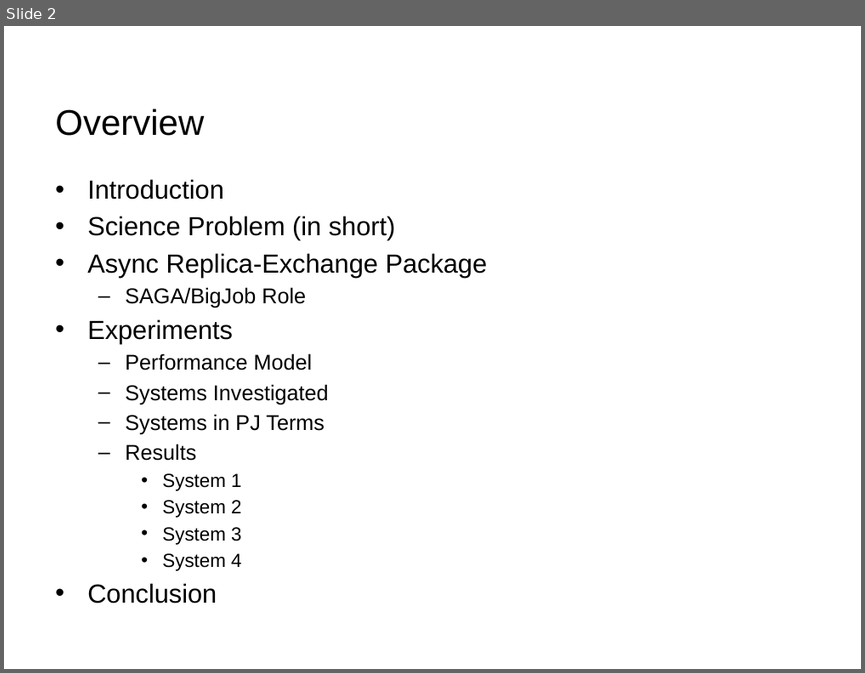
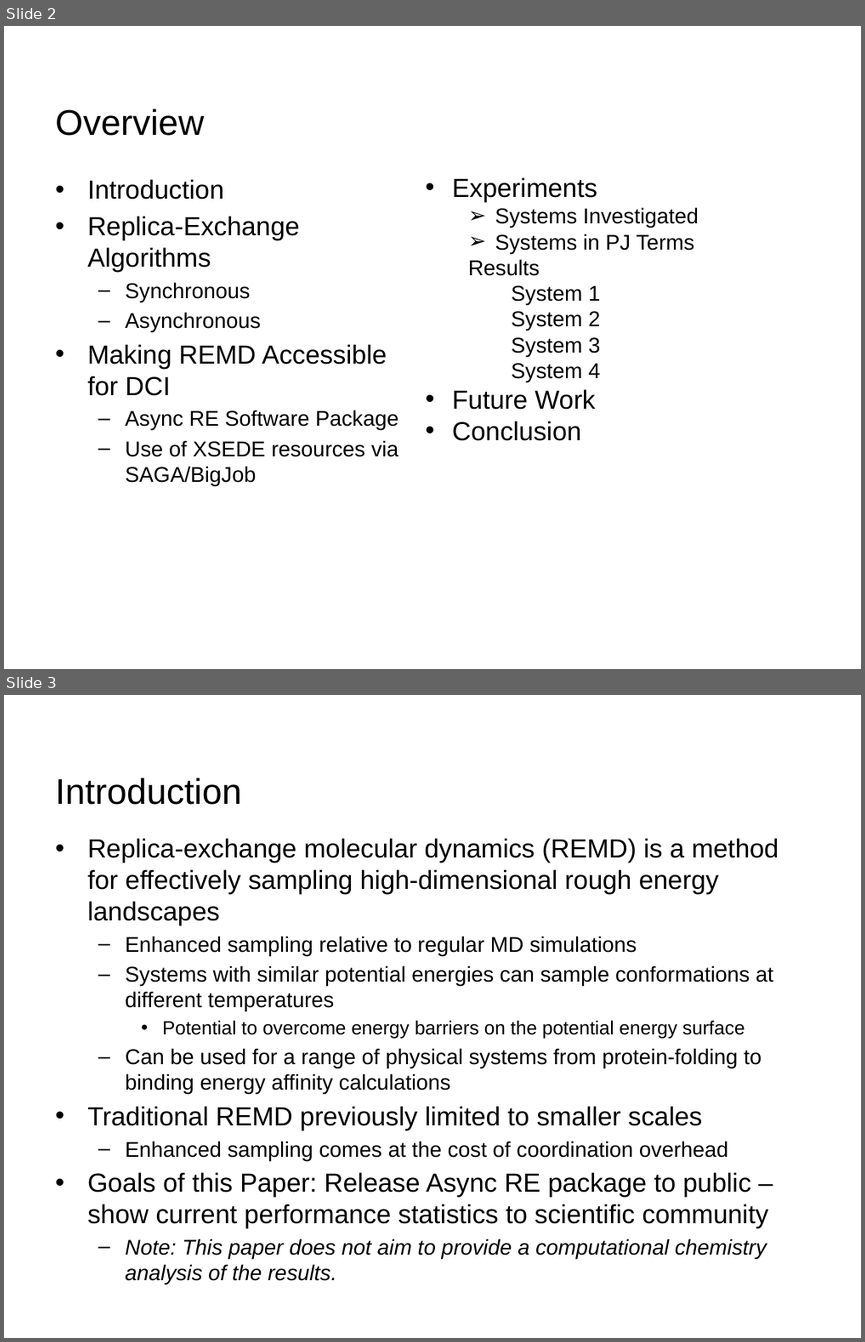
Before and after one commit to saga-project/presentations, a slide deck: 2013-XSEDE-CDI.pptx. Shown one above the other, each under a label of ours: slide 2 before the commit, slides 2 and 3 after it. The pictures are 865x673 and 865x1342 pixels, drawn with LibreOffice and Linux fonts; fonts in the diff are those of the drawing; background and template pictures are left out. Boxes give left, top, right and bottom in pixels: in the first picture for what was removed or moved away, otherwise in the second. Text is boxed around its words. In the diff, an @@ line names an element or a change of style, - is before the commit and + after.

Commit message:
Update the 2013 XSEDE CDI talk

```diff
--- a/2013-XSEDE-CDI.pptx
+++ b/2013-XSEDE-CDI.pptx
@@ slide 3 added at (4, 695, 861, 1338), background #FFFFFF; not listed: 1 template element that a slide beside it also shows @@
@@ title added at (55, 777, 241, 805), 30 pt, text #000000 @@
+Introduction
@@ text added at (87, 838, 779, 1259), 18 pt, text #000000 @@
+• Replica-exchange molecular dynamics (REMD) is a method for effectively sampling high-dimensional rough energy landscapes
+  – Enhanced sampling relative to regular MD simulations
+  – Systems with similar potential energies can sample conformations at different temperatures
+    • Potential to overcome energy barriers on the potential energy surface
+  – Can be used for a range of physical systems from protein-folding to binding energy affinity calculations
+• Traditional REMD previously limited to smaller scales
+  – Enhanced sampling comes at the cost of coordination overhead
+• Goals of this Paper: Release Async RE package to public – show current performance statistics to scientific community
+  – Note: This paper does not aim to provide a computational chemistry analysis of the results.
@@ slide 2 changed as well @@
@@ text added at (452, 177, 698, 441), 18 pt, text #000000 @@
+• Experiments
+  ➢ Systems Investigated
+  ➢ Systems in PJ Terms
+  Results
+    System 1
+    System 2
+    System 3
+    System 4
+• Future Work
+• Conclusion
@@ text at (87, 216, 398, 487): text changed @@
-• Science Problem (in short)
-• Async Replica-Exchange Package
-  – SAGA/BigJob Role
-• Experiments
-  – Performance Model
-  – Systems Investigated
-  – Systems in PJ Terms
-  – Results
-    • System 1
-    • System 2
-    • System 3
-    • System 4
-• Conclusion
+• Replica-Exchange Algorithms
+  – Synchronous
+  – Asynchronous
+• Making REMD Accessible for DCI
+  – Async RE Software Package
+  – Use of XSEDE resources via SAGA/BigJob
```
Also in this commit, not shown: 8 other slides changed, 14 other slides added, 4 slides removed, 1 other file.
